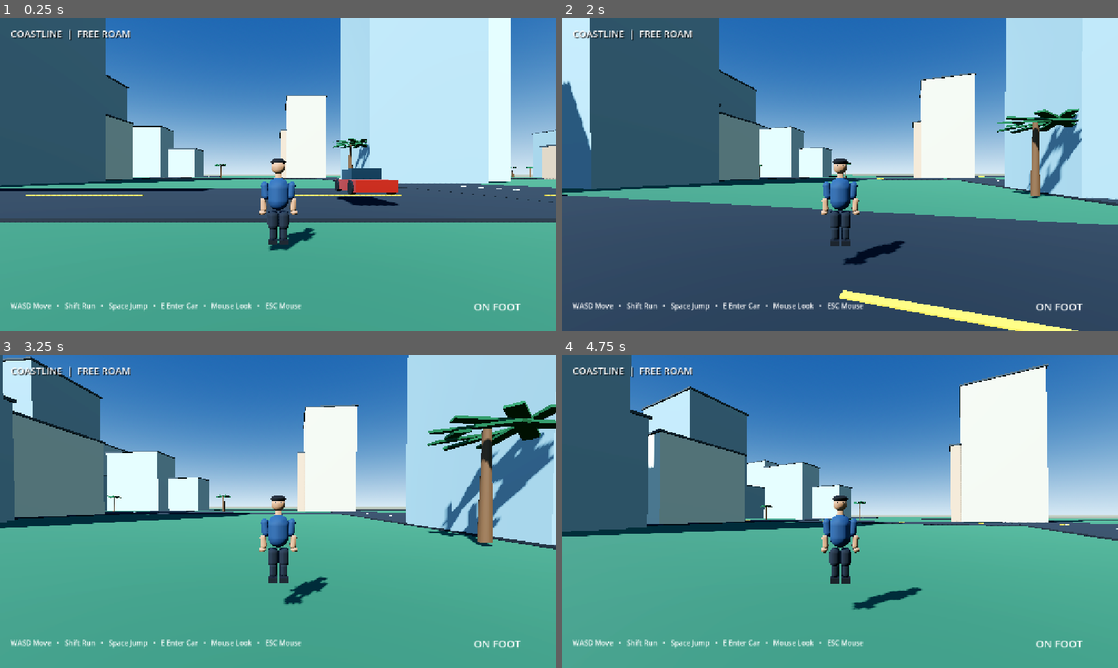
Above: before the commit, frames 1-4 (two rows, left to right).
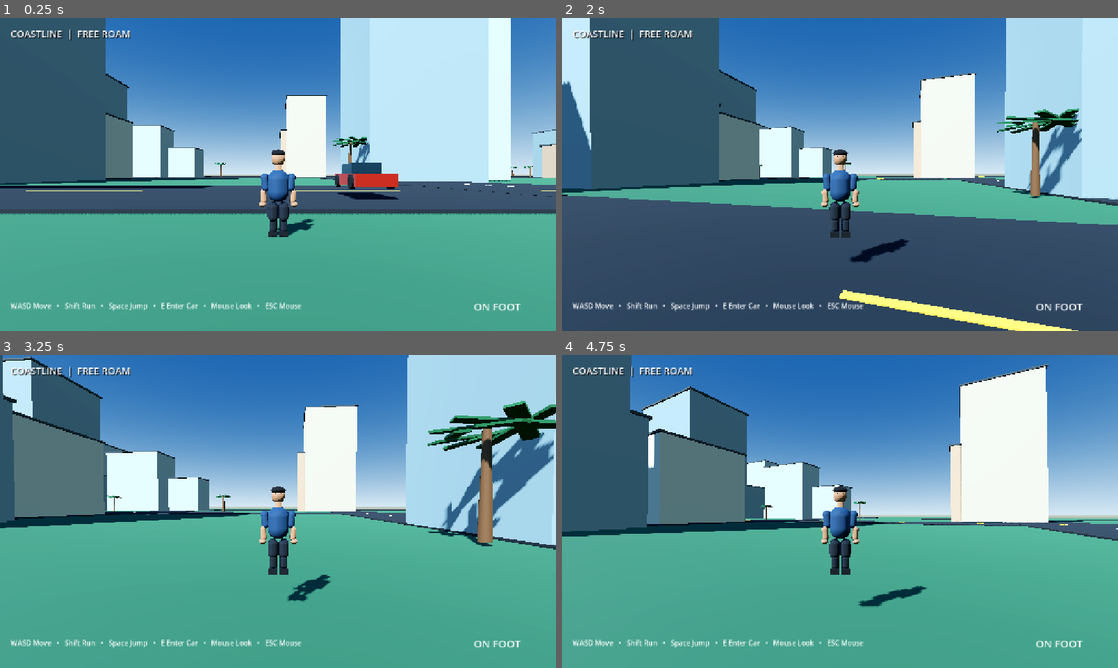
Above: after the commit, the same moments.

Repository: nhghgvve-dotcom/gta-6-recreation
Game: Godot game, scene res://Main.tscn
The game is run twice, just before and just after one commit, with the same random seed, the same clock (stepped at 60 frames per second) and the same inputs.
Inputs (mouse positions are in pixels of both pictures, inside the frame that each line leads up to):
- Up to frame 1 (0.25 s): no input
- Up to frame 2 (2 s): tap Enter at 0.5 s; move the mouse to (867, 174) at 0.52 s; hold W from 0.53 s (still down); tap E at 0.6 s; tap Space at 0.77, 1.52 s; move the mouse to (812, 174) at 1.27 s; tap Shift at 1.35 s
- Up to frame 3 (3.25 s): keep holding W; move the mouse to (289, 505) at 2.02 s; tap E at 2.1 s; move the mouse to (272, 517) at 2.77 s; tap Shift at 2.85 s; tap Space at 3.02 s
- Up to frame 4 (4.75 s): keep holding W; move the mouse to (878, 514) at 3.52 s; tap E at 3.6 s; tap Space at 3.77, 4.52 s; move the mouse to (795, 508) at 4.27 s; tap Shift at 4.35 s

The runs differ from the first frame. In frame 1, 8.4% of the frame differs, in the area x 0-100%, y 17-75%; in frame 2, 1.1%; in frame 3, 1.1%; in frame 4, 1.2%.

Commit message:
Align player collision capsule with island surface

Diff:
--- a/Coastline/scripts/main.gd
+++ b/Coastline/scripts/main.gd
@@ -172,13 +172,14 @@
 	player = CharacterBody3D.new()
 	player.name = "Player"
 	# CharacterBody origin is at the capsule centre; the island top is y=-0.2.
-	player.position = Vector3(5, 0.72, 12)
+	player.position = Vector3(5, -0.2, 12)
 	player.floor_snap_length = 0.35
 	player.floor_max_angle = deg_to_rad(48.0)
 	add_child(player)
 
 	player_visual = Node3D.new()
 	player_visual.name = "HumanCharacter"
+	player_visual.position.y = 0.2
 	player.add_child(player_visual)
 
 	var skin := _mat(Color(0.68, 0.46, 0.32), 0.72)
